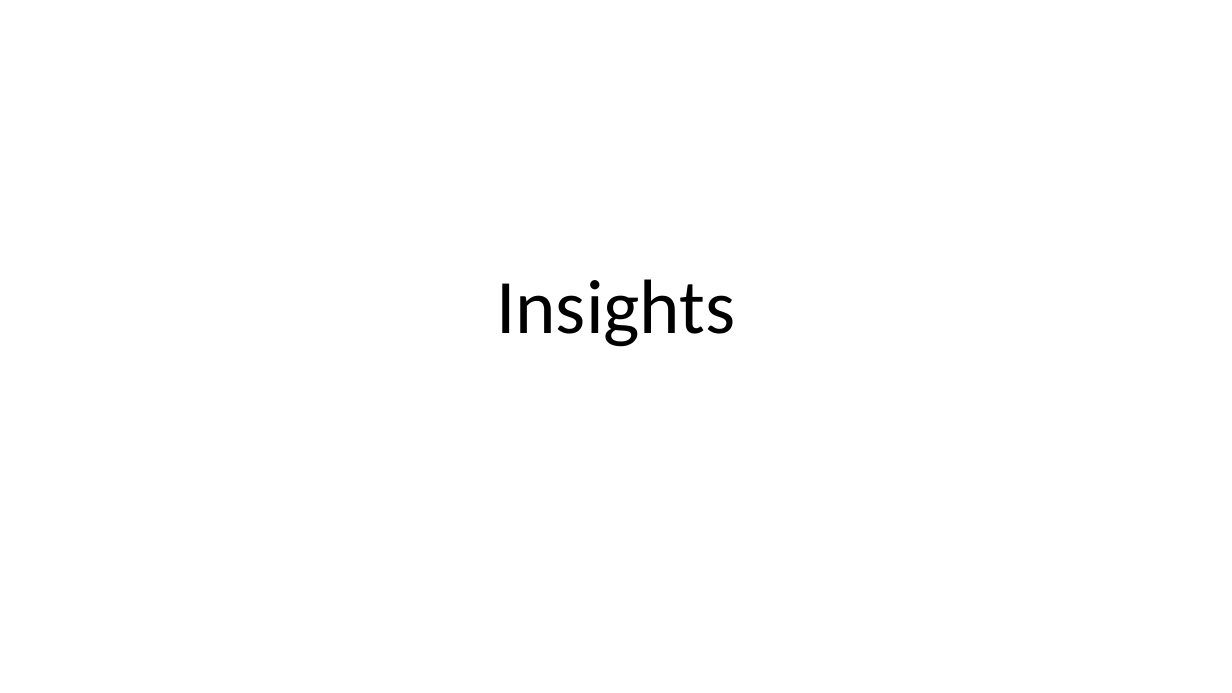
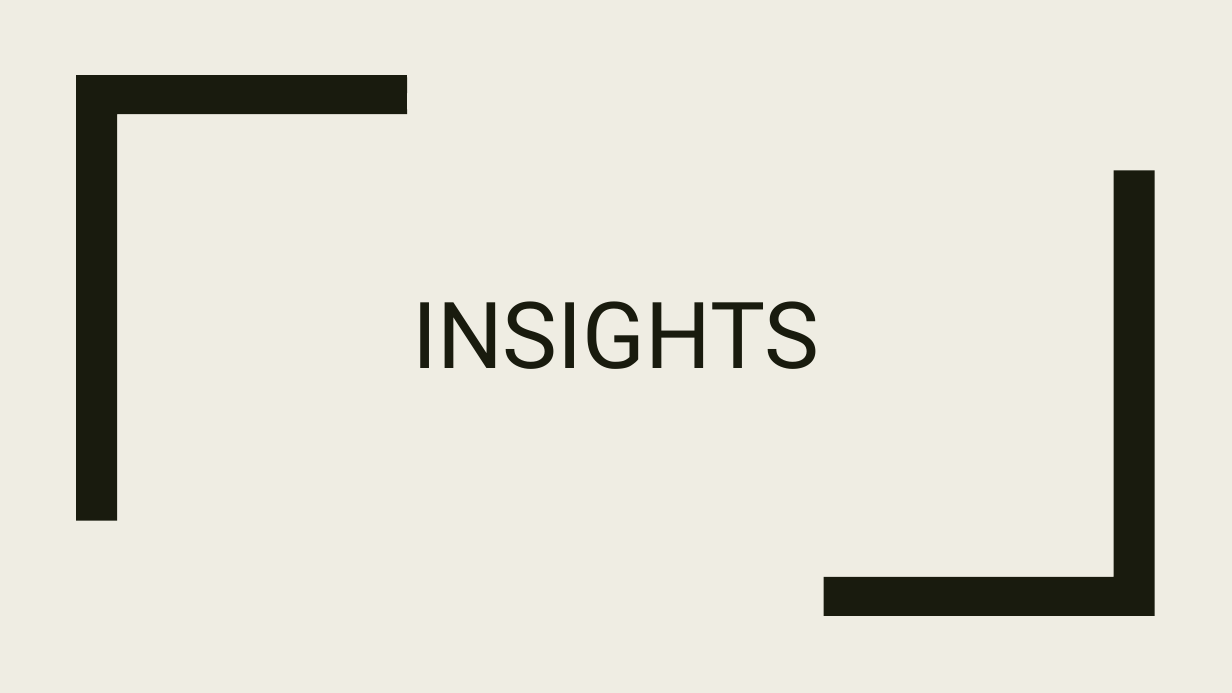
Before and after one commit to krisgop2010/Analytics, a slide deck: slide 21 of HomeLoanAnalytics/HomeLoanAnalytics.pptx (slide 20 before the commit). Drawn at 1232x693 pixels with LibreOffice and Linux fonts; fonts in the diff are those of the drawing. Boxes give left, top, right and bottom in pixels: in the first picture for what was removed or moved away, otherwise in the second. Text is boxed around its words. In the diff, an @@ line names an element or a change of style, - is before the commit and + after.

```diff
--- a/HomeLoanAnalytics/HomeLoanAnalytics.pptx
+++ b/HomeLoanAnalytics/HomeLoanAnalytics.pptx
@@ background #FFFFFF to #EFEDE3 @@
@@ freeform shape added at (76,75,407,520), fill #191B0E @@
@@ freeform shape added at (824,170,1155,616), fill #191B0E @@
@@ title at (412,301,819,369): text changed; size 60 to 72 pt; font Calibri to Roboto; text colour #000000 to #191B0E @@
-Insights
+INSIGHTS
```
Also in this commit, not shown: 20 other slides changed, 2 slides added, 1 slide removed, 2 other files.
